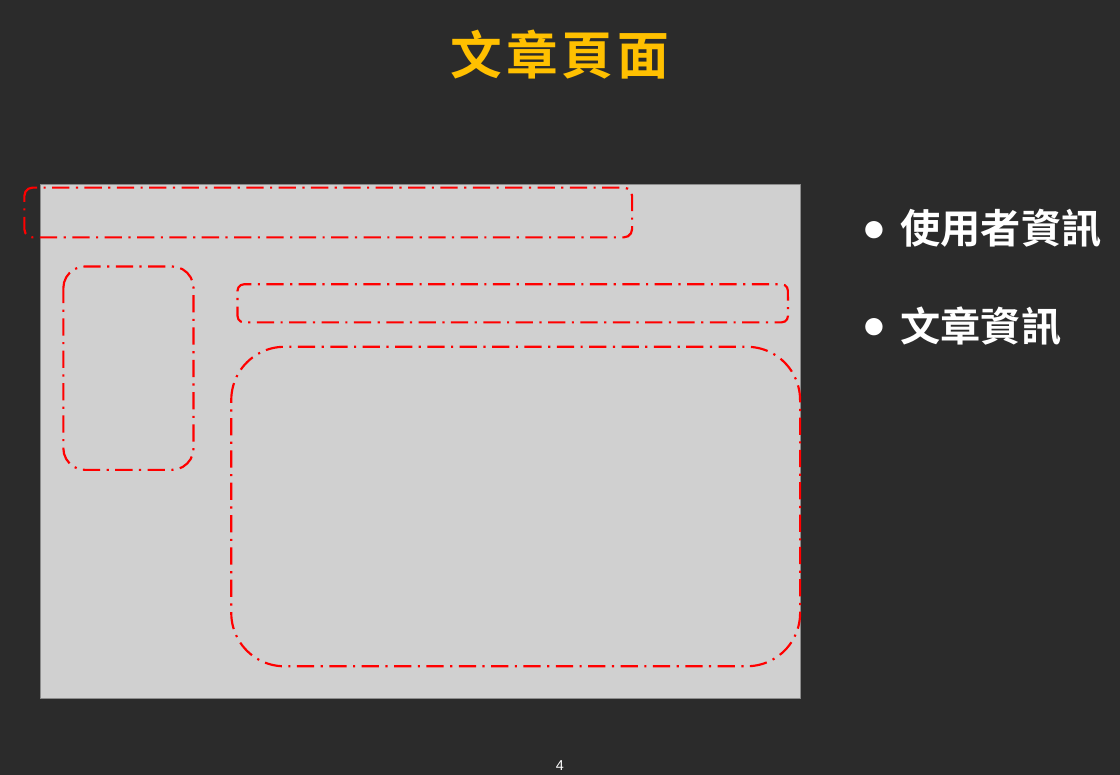
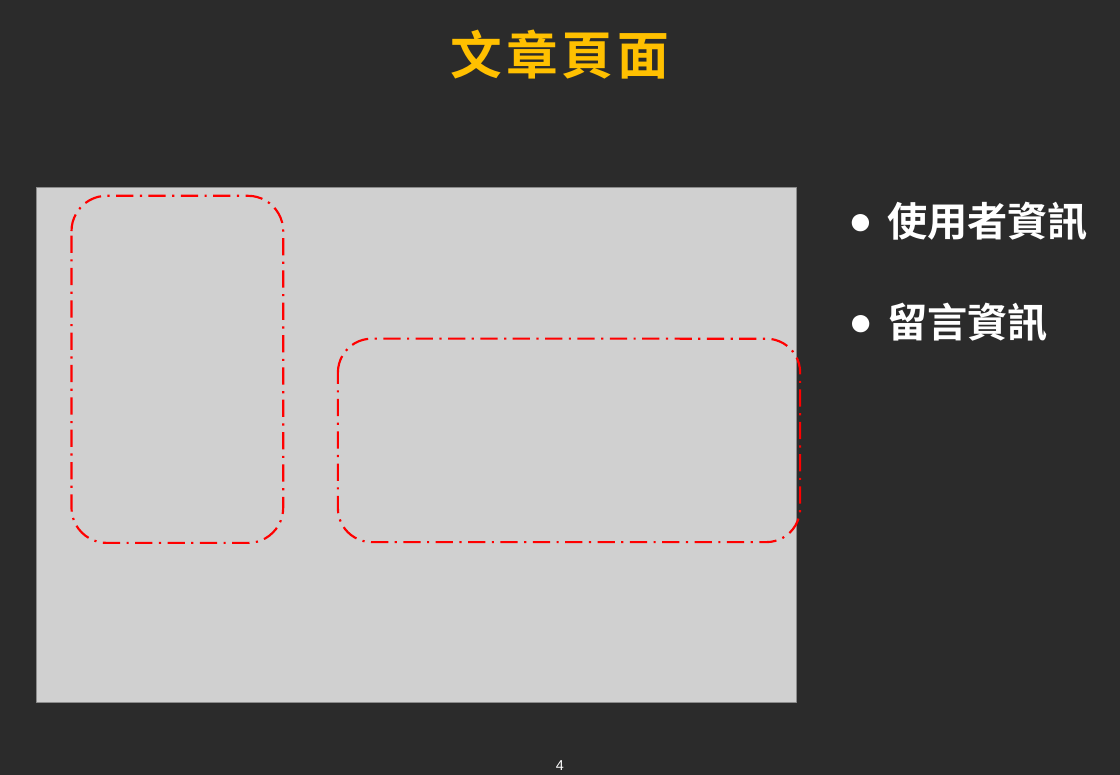
Before and after one commit to tim93009/FinalProject_GameForum, a slide deck: slide 4 of docs/ppt/Siyan.pptx. Drawn at 1120x775 pixels with LibreOffice and Linux fonts; fonts in the diff are those of the drawing; grey boxes stand for pictures; background and template pictures are left out; a plain dark background stands for a picture behind light text. Boxes give left, top, right and bottom in pixels: in the first picture for what was removed or moved away, otherwise in the second. Text is boxed around its words. In the diff, an @@ line names an element or a change of style, - is before the commit and + after.

Commit message:
PPT 暫時提交

```diff
--- a/docs/ppt/Siyan.pptx
+++ b/docs/ppt/Siyan.pptx
@@ rounded rectangle removed at (25, 188, 633, 238) @@
@@ picture: place and size @@
-picture at (40, 184, 801, 699)
+picture at (36, 188, 797, 703)
@@ rounded rectangle: place and size @@
-rounded rectangle at (63, 267, 193, 471)
+rounded rectangle at (71, 196, 283, 544)
@@ text "使用者資訊": place and size @@
-text "使用者資訊" at (901, 208, 1102, 247)
+text "使用者資訊" at (887, 201, 1088, 240)
@@ rounded rectangle removed at (238, 284, 788, 323) @@
@@ text at (887, 302, 1048, 341): text changed @@
-● 文章資訊
+● 留言資訊
@@ rounded rectangle: place and size @@
-rounded rectangle at (232, 347, 800, 667)
+rounded rectangle at (338, 339, 800, 543)
```
